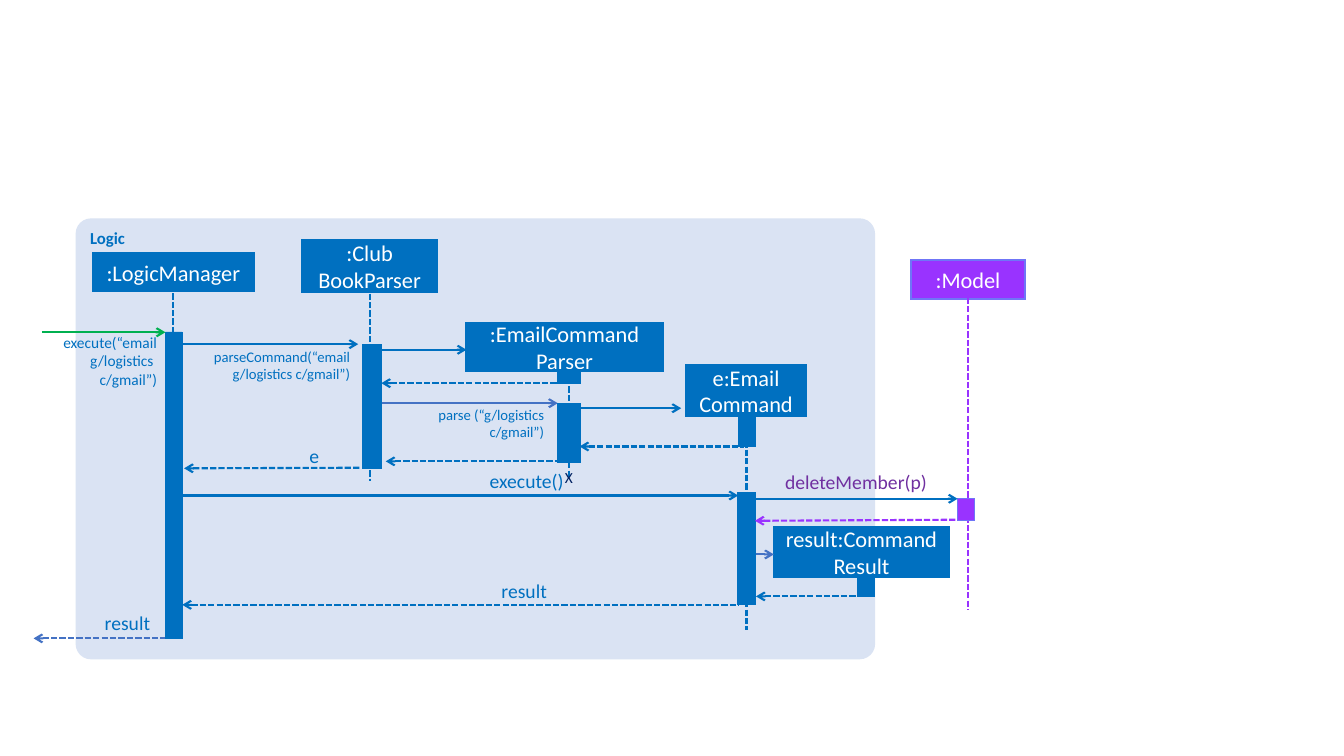
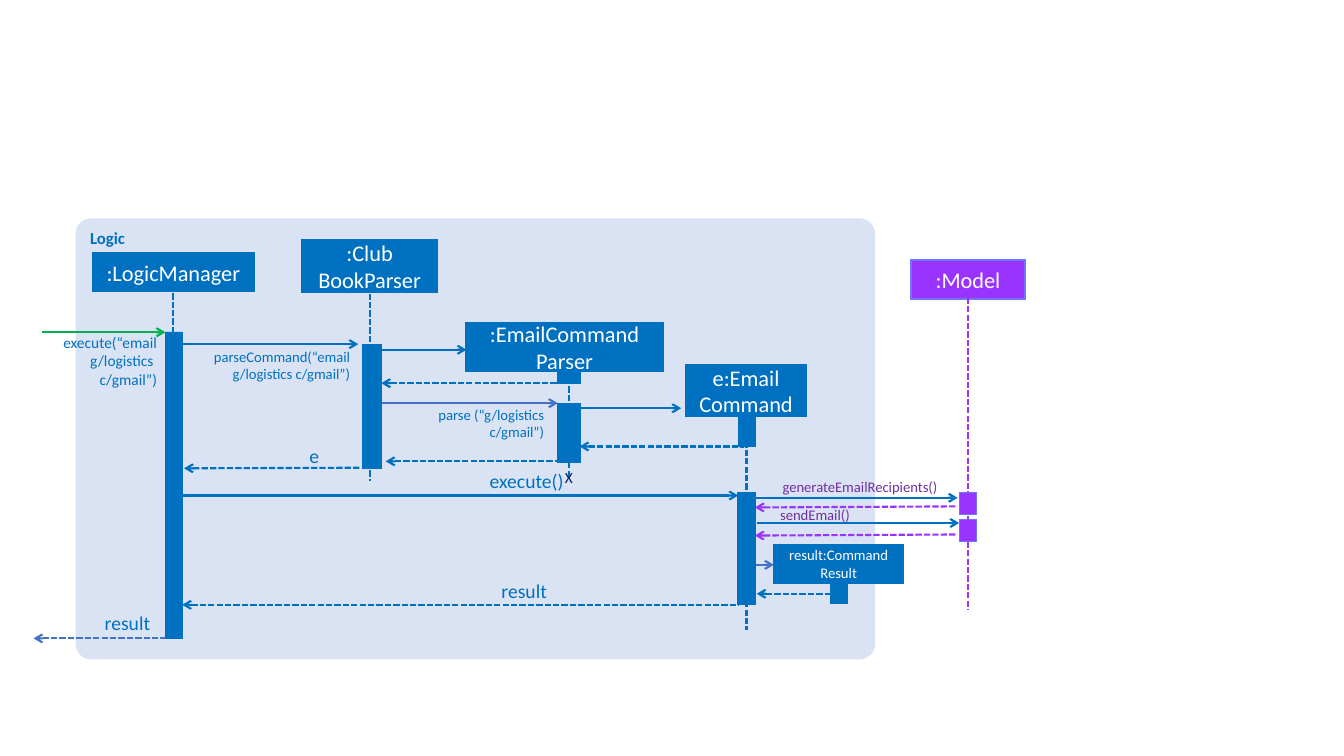
Before and after one commit to yash-chowdhary/addressbook-level4, a slide deck: slide 1 of docs/diagrams/SDforEmailCommandParser.pptx. Drawn at 1344x756 pixels with LibreOffice and Linux fonts; fonts in the diff are those of the drawing. Boxes give left, top, right and bottom in pixels: in the first picture for what was removed or moved away, otherwise in the second. Text is boxed around its words. In the diff, an @@ line names an element or a change of style, - is before the commit and + after.

Commit message:
edit SDforEmailCommandParser diagram

```diff
--- a/docs/diagrams/SDforEmailCommandParser.pptx
+++ b/docs/diagrams/SDforEmailCommandParser.pptx
@@ arrow moved from (755, 521) - (958, 520) to (755, 507) - (958, 506) @@
@@ text added at [780, 508, 850, 524], 10.5 pt, text #7030A0 @@
+sendEmail()
@@ text at [783, 481, 938, 495]: text changed; size 14 to 10.5 pt @@
-deleteMember(p)
+generateEmailRecipients()
@@ rectangle: place and size @@
-rectangle at [958, 499, 975, 521]
+rectangle at [960, 493, 977, 515]
@@ arrow added from (958, 534) to (755, 535), #9933FF 1.5 pt dashed @@
@@ arrow added from (757, 523) to (960, 523), #0070C0 1.5 pt @@
@@ rectangle added at [960, 519, 977, 541], fill #9933FF, outline #6F75F7 0.5 pt @@
@@ arrow moved from (756, 555) - (774, 555) to (756, 565) - (774, 565) @@
@@ rectangle "result:Command Result": place and size @@
-rectangle "result:Command Result" at [774, 526, 950, 577]
+rectangle "result:Command Result" at [774, 545, 903, 583]
@@ rectangle "result:Command Result" at [774, 545, 903, 583]: size 16 to 10.5 pt @@
@@ arrow moved from (756, 597) - (863, 597) to (757, 594) - (831, 594) @@
@@ rectangle: place and size @@
-rectangle at [858, 578, 875, 597]
+rectangle at [831, 585, 848, 604]
```
Also in this commit, not shown: 1 other file.
